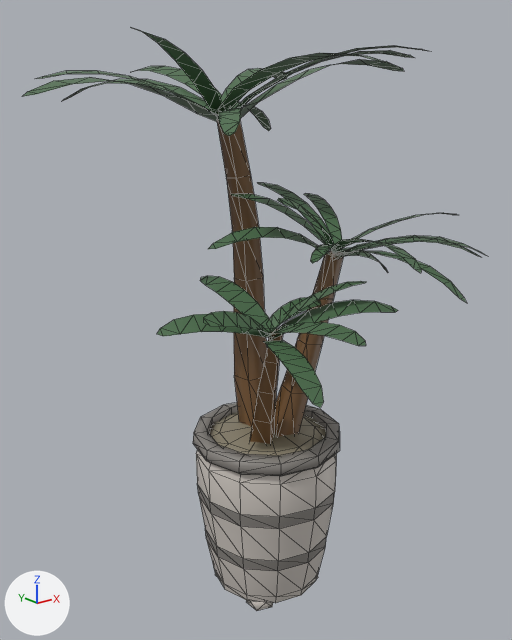
Before and after pictures for a commit that changed the glTF model Assets/Furniture/plant_palm1.gltf.
Before and after are seen from a 50 mm camera at (-1.026, -1.237, 1.24) aimed at (0.015, 0.064, 0.719). The axes (+X, +Y, +Z) are drawn at lower left. The lights are the same throughout. Mesh edges are drawn as thin lines. Where no turn or scale is listed for an object, it has been applied to the vertices. Vertices at the same position are counted once.
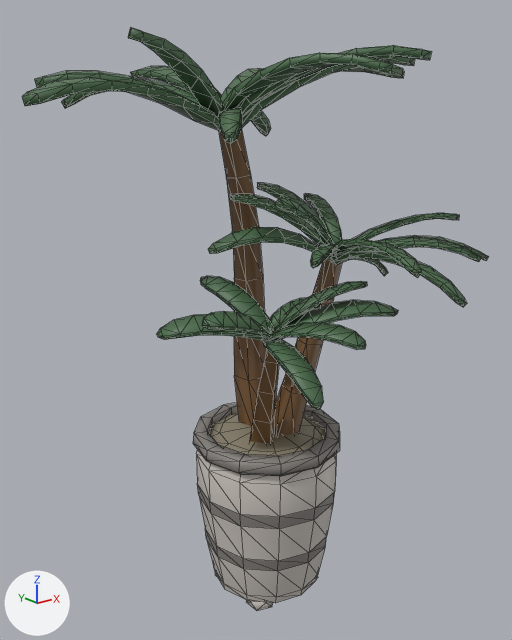
Boxes [x1, y1, x2, y2] around the edits, measured in the pictures (512 x 640 px):
```json
{"object": "Plane", "change": "reshaped", "before": [22, 28, 427, 136], "after": [22, 28, 431, 144], "on screen": "7% taller"}
{"object": "Plane.003", "change": "reshaped", "before": [157, 276, 398, 408], "after": [157, 276, 398, 410]}
{"object": "Plane.001", "change": "reshaped", "before": [208, 183, 481, 303], "after": [208, 183, 489, 307]}
{"part": 1, "of": "me_plane_015", "change": "added", "after": [22, 28, 431, 144]}
{"part": 3, "of": "me_plane_017", "change": "added", "after": [208, 183, 489, 307]}
{"part": 5, "of": "me_plane_019", "change": "added", "after": [157, 281, 398, 410]}
```

The change, as JSON lines over the scene's bpy script:
```json
{"block": "me_plane_015", "where": "# used by ob_plane; location = (-0.028, -0.007, -0.219)"}
{"op": "remove", "block": "me_plane_015", "code": "me_plane_015.from_pydata(...)  # 180 vertices, 156 faces; spans x -0.472..0.555, y -0.278..0.496, z 1.372..1.583"}
{"op": "add", "block": "me_plane_015", "code": "me_plane_015.from_pydata(...)  # 360 vertices, 672 faces; spans x -0.472..0.555, y -0.278..0.496, z 1.358..1.583"}
{"block": "me_plane_015", "change": "me_plane_015 part 1"}
{"block": "me_plane_015", "change": "180 vertices are added at x -0.467..0.552, y -0.274..0.492, z 1.358..1.566"}
{"block": "me_plane_015", "change": "516 new faces join them"}
{"block": "me_plane_015", "change": "me_plane_015 part 2: the surface is now shaded smooth"}
{"block": "me_plane_017", "where": "# used by ob_plane_001; location = (0.163, -0.097, 1.092)"}
{"op": "remove", "block": "me_plane_017", "code": "me_plane_017.from_pydata(...)  # 180 vertices, 156 faces; spans x -0.31..0.307, y -0.289..0.281, z -0.289..-0.053"}
{"op": "add", "block": "me_plane_017", "code": "me_plane_017.from_pydata(...)  # 360 vertices, 672 faces; spans x -0.31..0.307, y -0.289..0.282, z -0.297..-0.053"}
{"block": "me_plane_017", "change": "me_plane_017 part 3: 180 vertices added at x -0.304..0.303, y -0.282..0.282, z -0.297..-0.063"}
{"block": "me_plane_017", "change": "me_plane_017 part 4: the surface is now shaded smooth"}
{"block": "me_plane_019", "where": "# used by ob_plane_003; location = (-0.089, -0.135, 0.925)"}
{"op": "remove", "block": "me_plane_019", "code": "me_plane_019.from_pydata(...)  # 120 vertices, 104 faces; spans x -0.231..0.23, y -0.218..0.213, z -0.254..-0.064"}
{"op": "add", "block": "me_plane_019", "code": "me_plane_019.from_pydata(...)  # 240 vertices, 448 faces; spans x -0.231..0.23, y -0.218..0.214, z -0.261..-0.064"}
{"block": "me_plane_019", "change": "me_plane_019 part 5: 120 vertices added at x -0.227..0.228, y -0.215..0.214, z -0.261..-0.074"}
{"block": "me_plane_019", "change": "me_plane_019 part 6: the surface is now shaded smooth"}
```
